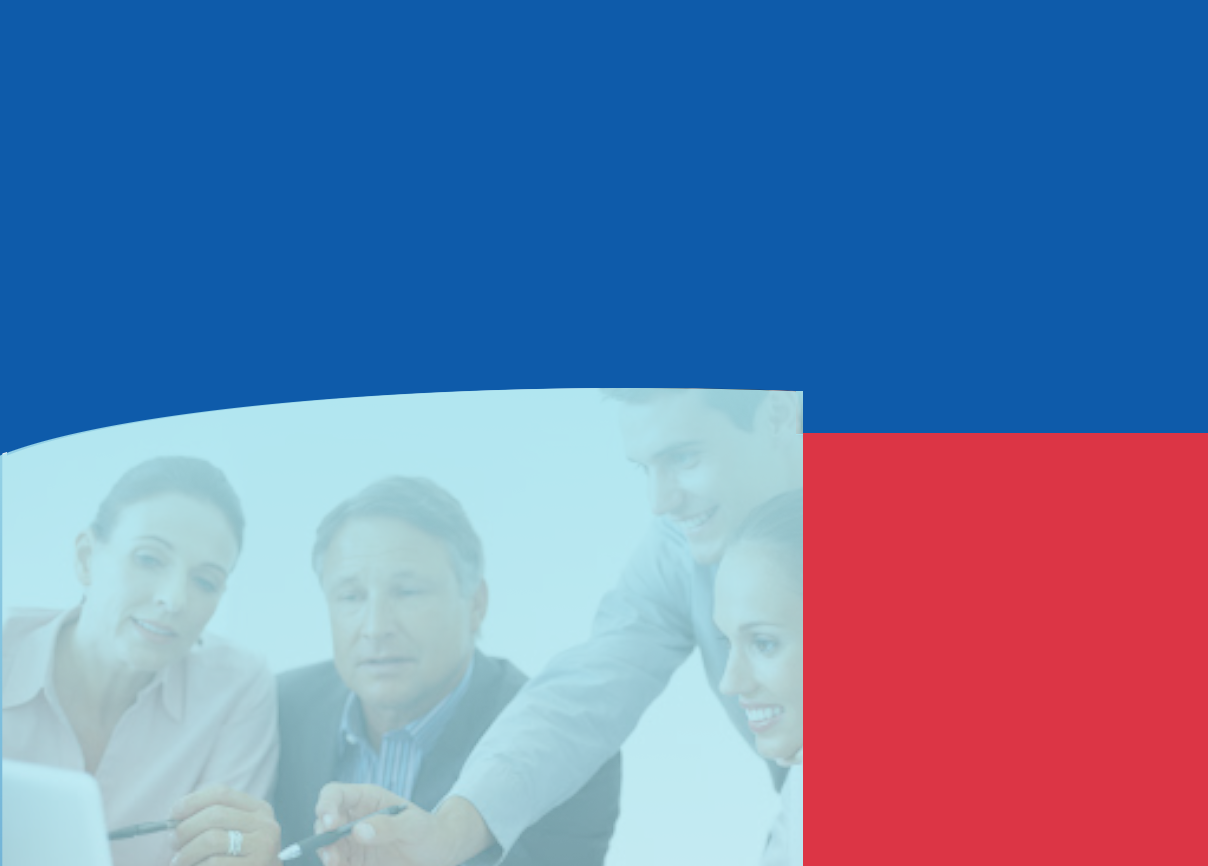
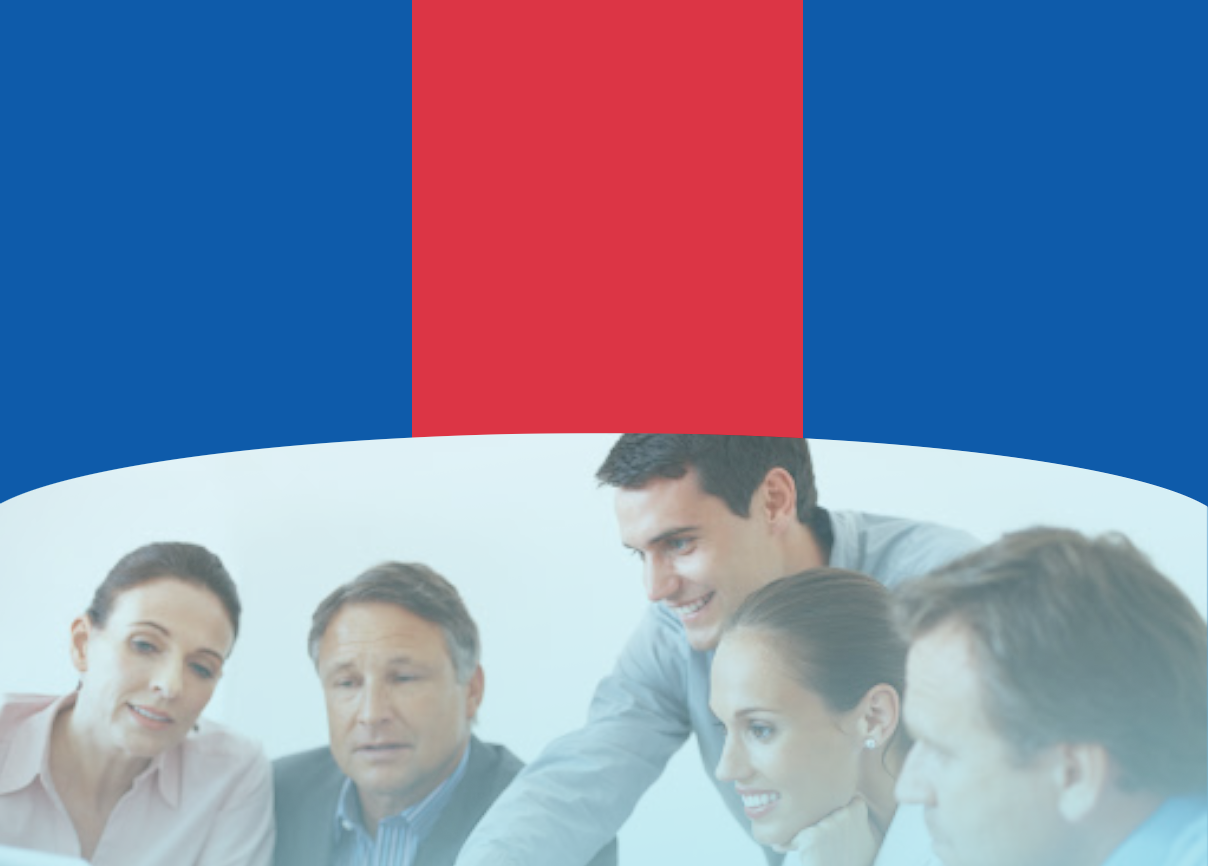
Two versions of the same layered image (w=1208, h=866). Layer-by-layer changes:
renamed "redBg" to "BottomBg copy", painted on it over [0, 433, 1208, 866]
removed layer "mainBackgroung copy" over [0, 388, 1208, 866]
painted on "unnamed.jpeg copy" over [0, 388, 1208, 866]
added layer "RdBg" above "mainBg" over [412, 0, 803, 446]
